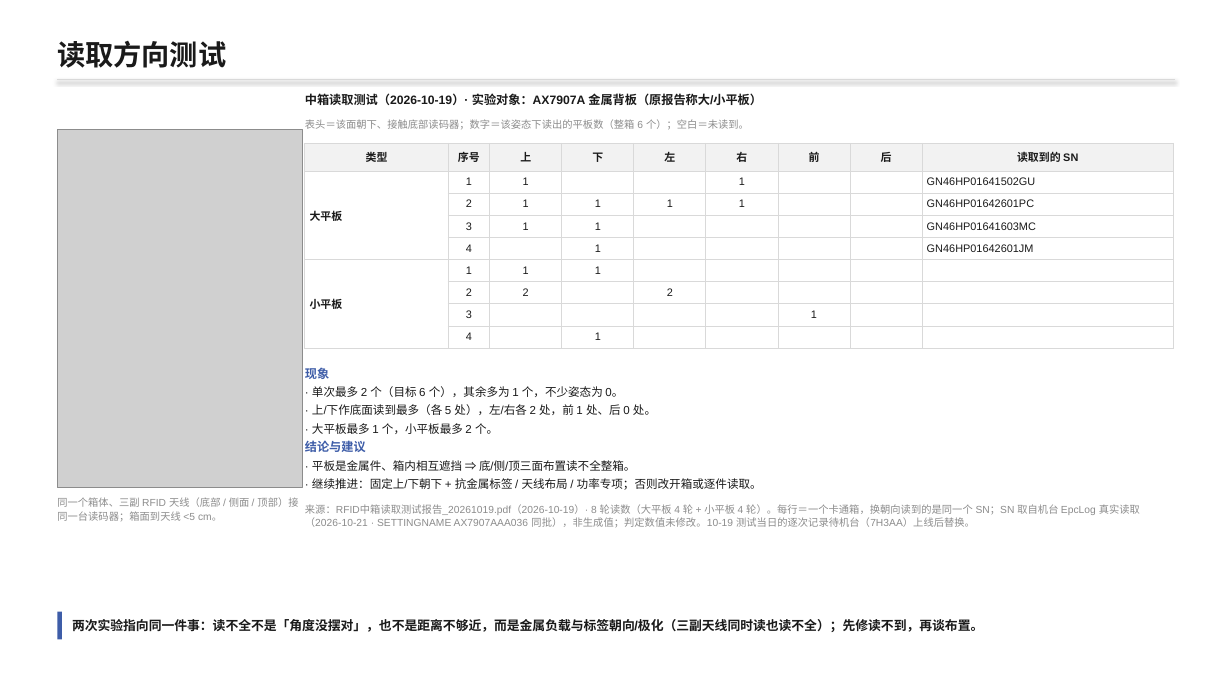
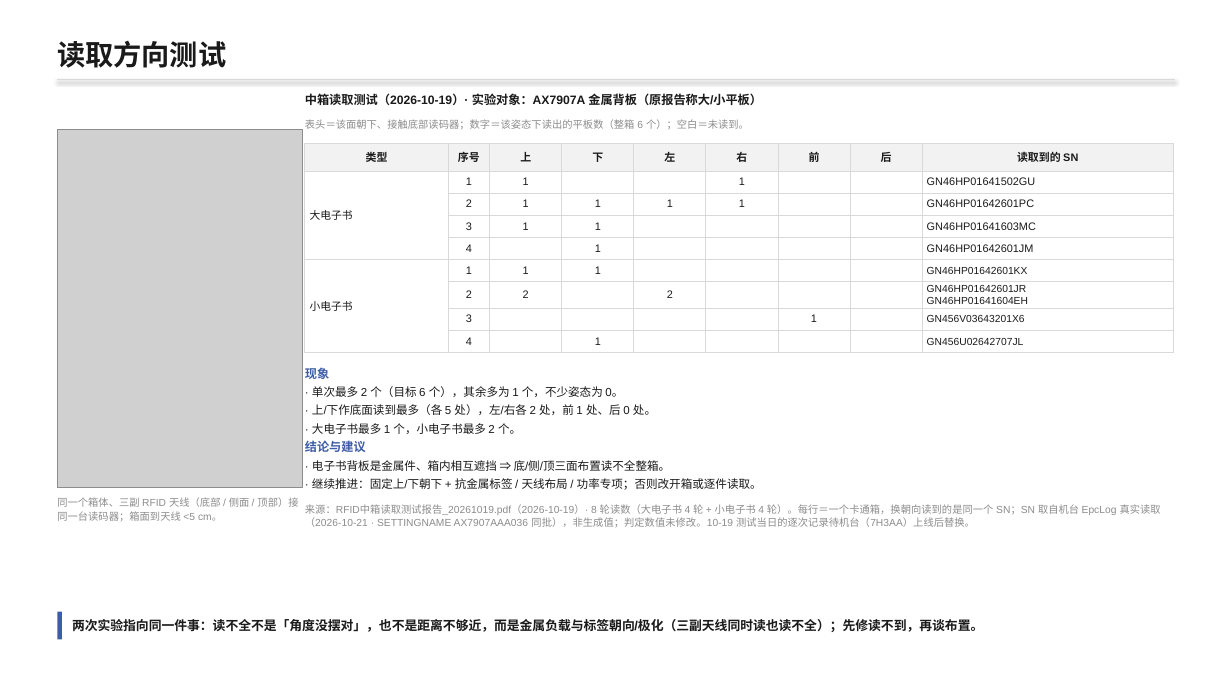
Before and after one commit to iypeep/test_1, a slide deck: slide 3 of RFID读取评估_2026-10-21/09_报告/RFID读取能力评估_2026-10-23.pptx. Drawn at 1232x693 pixels with LibreOffice and Linux fonts; fonts in the diff are those of the drawing; grey boxes stand for pictures. Boxes give left, top, right and bottom in pixels: in the first picture for what was removed or moved away, otherwise in the second. Text is boxed around its words. In the diff, an @@ line names an element or a change of style, - is before the commit and + after.

Commit message:
feat(rfid): P4 表头改中文口径「只读到 1 个 / 1–2 个 …」；P3 补小电子书 SN 并改称大/小电子书
- P4：≤1..≤5 → 只读到 1 个 / 1–2 个 / 1–3 个 / 1–4 个 / 1–5 个（分母＝读到 ≥1 个的箱），脚注同步
- P3：大平板/小平板 → 大电子书/小电子书（副标题保留「原报告称大/小平板」）；「平板是金属件」→「电子书背板是金属件」
- P3 小电子书 4 行补 SN（第 2 行读到 2 个给两枚），来源 EpcLog_20261021 的 AX7907AAA036 同批
- make_p3_labels.py；报告 §8 分布表切换为「读到 ≥1 个」口径

```diff
--- a/RFID读取评估_2026-10-21/09_报告/RFID读取能力评估_2026-10-23.pptx
+++ b/RFID读取评估_2026-10-21/09_报告/RFID读取能力评估_2026-10-23.pptx
@@ table at bbox=[305, 143, 1174, 349] @@
-row 2, column 1: 大平板
+row 2, column 1: 大电子书
-row 6, column 1: 小平板
+row 6, column 1: 小电子书
-row 6, column 9: 
+row 6, column 9: GN46HP01642601KX
-row 7, column 9: 
+row 7, column 9: GN46HP01642601JR / GN46HP01641604EH
-row 8, column 9: 
+row 8, column 9: GN456V03643201X6
-row 9, column 9: 
+row 9, column 9: GN456U02642707JL
@@ text at bbox=[312, 423, 521, 434]: text changed @@
-· 大平板最多 1 个，小平板最多 2 个。
+· 大电子书最多 1 个，小电子书最多 2 个。
@@ text at bbox=[312, 460, 671, 471]: text changed @@
-· 平板是金属件、箱内相互遮挡 ⇒ 底/侧/顶三面布置读不全整箱。
+· 电子书背板是金属件、箱内相互遮挡 ⇒ 底/侧/顶三面布置读不全整箱。
@@ text at bbox=[305, 504, 1161, 527]: text changed @@
-来源：RFID中箱读取测试报告_20261019.pdf（2026-10-19）· 8 轮读数（大平板 4 轮 + 小平板 4 轮）。每行＝一个卡通箱，换朝向读到的是同一个 SN；SN 取自机台 EpcLog 真实读取（2026-10-21 · SETTINGNAME AX7907AAA036 同批），非生成值；判定数值未修改。10-19 测试当日的逐次记录待机台（7H3AA）上线后替换。
+来源：RFID中箱读取测试报告_20261019.pdf（2026-10-19）· 8 轮读数（大电子书 4 轮 + 小电子书 4 轮）。每行＝一个卡通箱，换朝向读到的是同一个 SN；SN 取自机台 EpcLog 真实读取（2026-10-21 · SETTINGNAME AX7907AAA036 同批），非生成值；判定数值未修改。10-19 测试当日的逐次记录待机台（7H3AA）上线后替换。
```
Also in this commit, not shown: 1 other slide changed, 5 other files.
